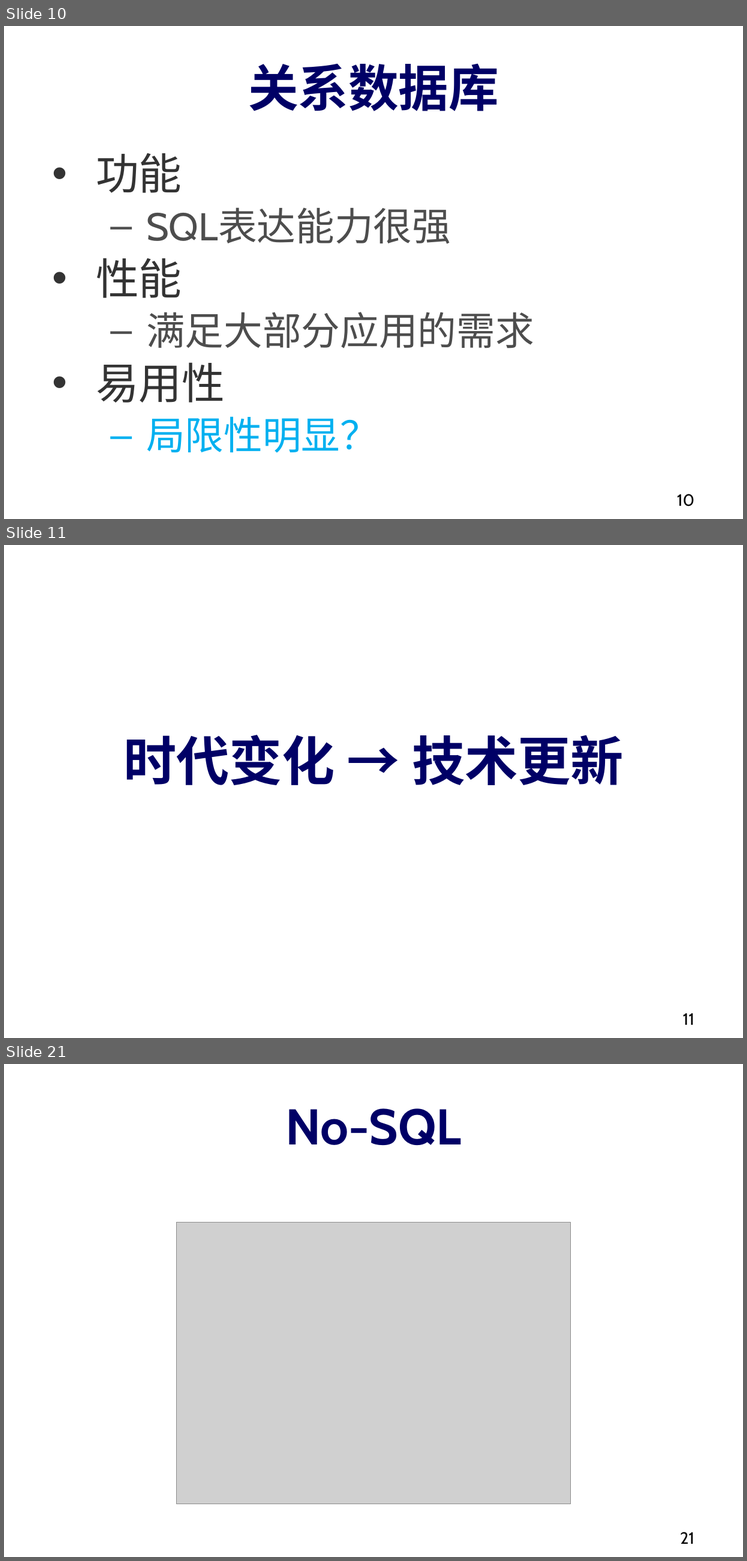
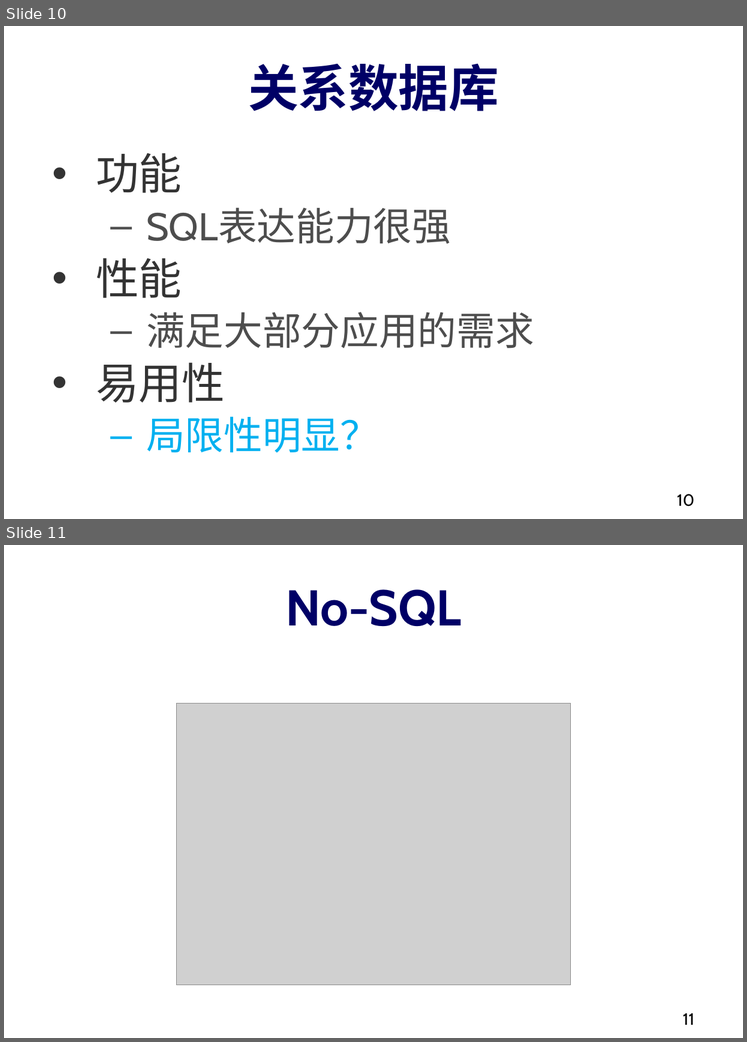
Before and after one commit to dase314/dase314.github.io, a slide deck: files/W1-Intro.pptx. Shown one above the other, each under a label of ours: slides 10, 11 and 21 before the commit, slides 10 and 11 after it; the slides between them are not shown. The pictures are 747x1561 and 747x1042 pixels, drawn with LibreOffice and Linux fonts; fonts in the diff are those of the drawing; grey boxes stand for pictures. Boxes give left, top, right and bottom in pixels: in the first picture for what was removed or moved away, otherwise in the second. Text is boxed around its words. In the diff, an @@ line names an element or a change of style, - is before the commit and + after.

```diff
--- a/files/W1-Intro.pptx
+++ b/files/W1-Intro.pptx
@@ slide 11 removed at [4,545,743,1038], background #FFFFFF @@
@@ title removed at [123,735,624,785] @@
-时代变化 → 技术更新
@@ page number removed at [683,1013,695,1024] @@
-11
@@ what was slide 21 is now slide 11 @@
@@ page number at [683,1013,695,1024]: text changed @@
-21
+11
```
Also in this commit, not shown: 2 slides changed, 1 slide added, 9 other slides removed, 6 other files.
